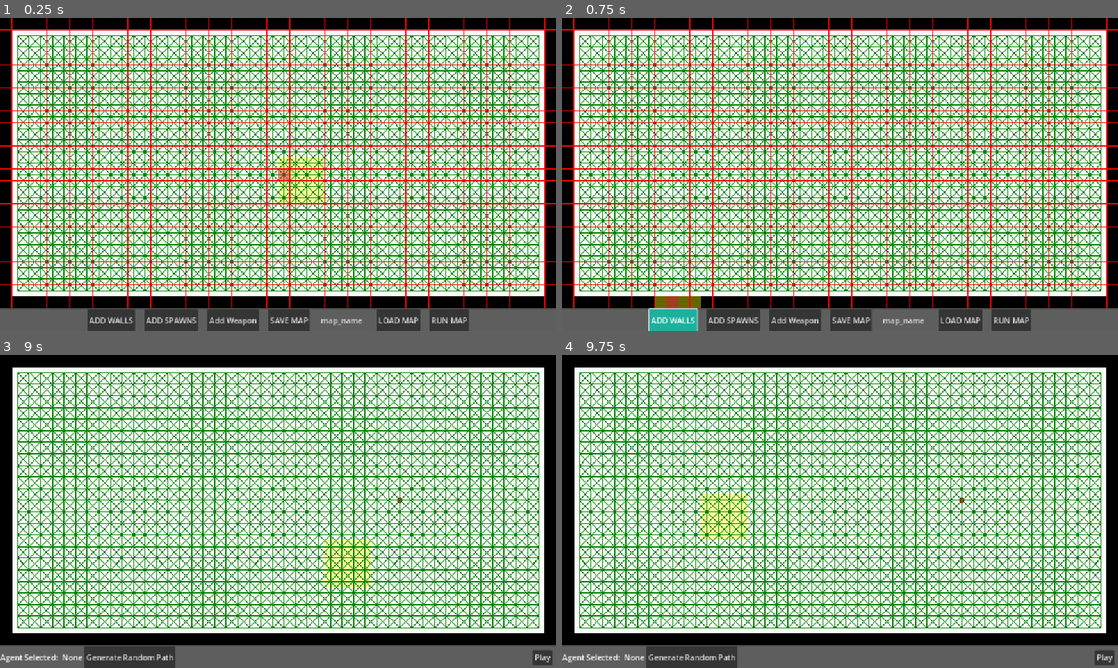
Above: before the commit, frames 1-4 (two rows, left to right).
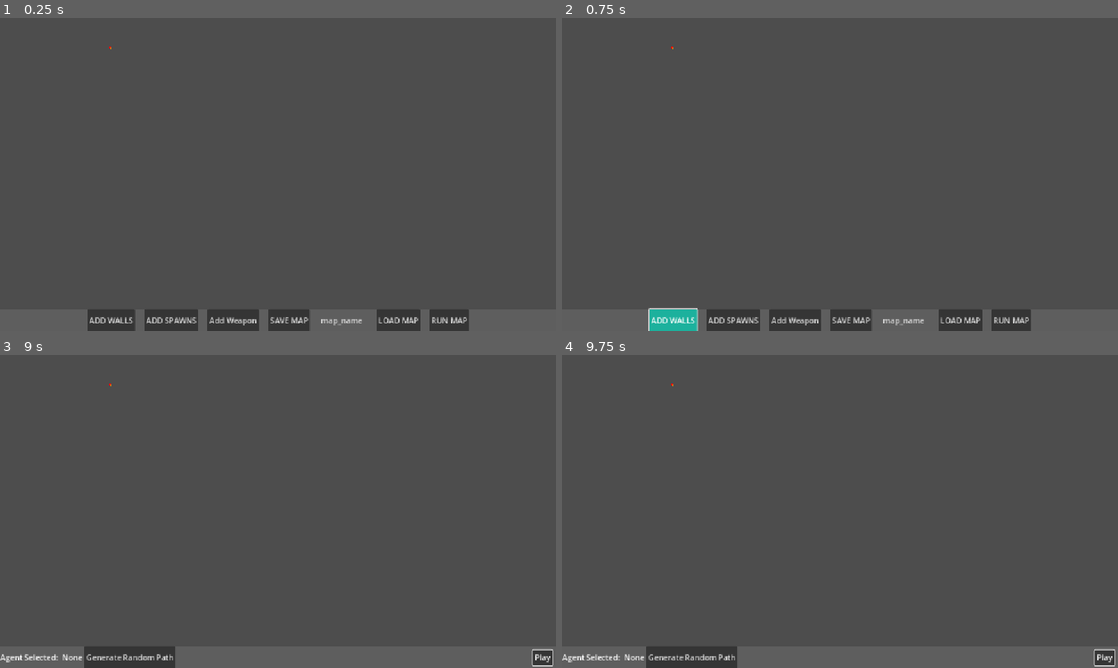
Above: after the commit, the same moments.

Repository: 702BH/GameAIProjects
Game: Godot game, scene res://ProgrammingGameAIByExample/Raven/raven_main_scene.tscn
The game is run twice, just before and just after one commit, with the same random seed, the same clock (stepped at 60 frames per second) and the same inputs. The project has no main scene, so this scene is started directly.
Inputs (mouse positions are in pixels of both pictures, inside the frame that each line leads up to):
- Up to frame 1 (0.25 s): no input
- Up to frame 2 (0.75 s): click "ADD WALLS" at 0.5 s
- Up to frame 3 (9 s): click "ADD SPAWNS" at 1.25 s; click "Add Weapon" at 2 s; click "RUN MAP" at 2.75 s; click "Play" at 3.5 s; click "Play" at 4.25 s; click "Generate Random Path" at 5 s; click "Generate Random Path" at 5.75 s; click "Generate Random Path" at 6.5 s; click "Play" at 7.25 s; tap Enter at 8 s; move the mouse to (400, 495) at 8.02 s; press the mouse at (400, 495) at 8.03 s; right-click (400, 495) at 8.3 s; release the mouse at (400, 495) at 8.75 s; click (361, 552) at 8.75 s, where only the run before the commit has a clickable "Submit"
- Up to frame 4 (9.75 s): tap Space at 9.5 s; move the mouse to (728, 527) at 9.52 s; right-click (728, 527) at 9.6 s

The runs differ from the first frame. In frame 1, 93% of the frame differs, in the area x 0-100%, y 0-93%; in frame 2, 93%; in frame 3, 93%, in the area x 0-100%, y 0-100%; in frame 4, 93%.
Error after the commit: Invalid access of index '-1.0' on a base object of type: 'Array'. (res://ProgrammingGameAIByExample/Raven/map_drawing.gd:44)

Commit message:
Updated Raven Main Scene to use new World

Diff:
--- /dev/null
+++ b/aiforgamesprojects/ProgrammingGameAIByExample/Raven/World.gd
@@ -0,0 +1,130 @@
+class_name RavenWorld
+extends Node
+
+var width : float
+var height: float
+var resolution : float
+var rows : int
+var columns: int
+
+
+var graph: RavenGraph
+var grid_world: Array
+var spawn_points: Array
+
+
+var cell_size : int
+var cell_buckets_agents: Dictionary
+var cell_buckets_static: Dictionary
+
+
+
+
+func generate_grid() -> void:
+	rows = int(height / resolution)
+	columns = int(width/ resolution)
+	grid_world.resize(rows)
+	cell_buckets_static.clear()
+	for i in range(rows):
+		grid_world[i] = []
+		for j in range(columns):
+			if i == 0 or i == rows-1 or j== 0 or j==columns-1:
+				#graph.add_vertex(RavenNode.NodeType.WALL, Vector2(j * resolution + resolution / 2, i * resolution + resolution / 2), true)
+				graph.add_vertex(RavenNode.NodeType.WALL, Vector2(j, i), true)
+				grid_world[i].append(graph.nodes[i * columns + j])
+			else:
+				#graph.add_vertex(RavenNode.NodeType.TRAVERSAL, Vector2(j * resolution + resolution / 2, i * resolution + resolution / 2), false)
+				graph.add_vertex(RavenNode.NodeType.TRAVERSAL, Vector2(j , i ), false)
+				grid_world[i].append(graph.nodes[i * columns + j])
+			var cell_x = int(j/cell_size)
+			var cell_y = int(i/cell_size)
+			var key = Vector2i(cell_x, cell_y)
+			if !cell_buckets_static.has(key):
+				cell_buckets_static[key] = []
+			cell_buckets_static[key].append(graph.nodes[i * columns + j])
+
+	# generated edges
+	generate_edges(rows, columns)
+
+
+func generate_edges(rows, columns) ->void:
+	for i in range(rows):
+		for j in range(columns):
+			var node: RavenNode = grid_world[i][j]
+			if node.node_type == RavenNode.NodeType.WALL:
+				continue
+			for k in range(-1, 2):
+				for l in range(-1, 2):
+					var neighbor: RavenNode = grid_world[i+k][j+l]
+					if neighbor.node_type == RavenNode.NodeType.WALL:
+						continue
+					var distance = grid_to_world(graph.nodes[node.id].node_pos.x, graph.nodes[node.id].node_pos.y, resolution).distance_to(grid_to_world(graph.nodes[neighbor.id].node_pos.x, graph.nodes[neighbor.id].node_pos.y, resolution))
+					graph.add_edge(node.id, neighbor.id, distance)
+
+
+func load_world_from_file(file_path: String) -> void:
+	var file = FileAccess.open(file_path, FileAccess.READ)
+	if file == null:
+		push_error("Could not open file")
+		return
+
+	var text = file.get_as_text()
+	var result = JSON.parse_string(text)
+	if result == null:
+		push_error("invalid Json")
+		return
+
+	graph = RavenGraph.new(false)
+	grid_world = []
+
+	var map_rows = result["rows"]
+	var map_columns = result["columns"]
+	var map_res = result["resolution"]
+	var nodes = result["nodes"]
+
+	grid_world.resize(map_rows)
+	for i in range(map_rows):
+		grid_world[i] = []
+		grid_world[i].resize(map_columns)
+
+	cell_buckets_static.clear()
+
+	for node in nodes:
+		if node["row"] == 0 or node["row"] == map_rows-1 or node["column"]== 0 or node["column"]==map_columns-1:
+			var graph_node = graph.add_vertex(node["type"], Vector2(node["position"]["x"], node["position"]["y"]), true)
+			grid_world[node["row"]][node["column"]] = graph_node
+		else:
+			var graph_node = graph.add_vertex(node["type"], Vector2(node["position"]["x"], node["position"]["y"]), false)
+			grid_world[node["row"]][node["column"]] = graph_node
+			if node["item_type"] == RavenNodeItem.ItemType.WEAPON:
+				var item := RavenNodeItemWeapon.new(RavenNodeItemWeapon.WeaponSubtype.SHOTGUN)
+				graph_node.set_item_type(item)
+			if graph_node.node_type == RavenNode.NodeType.SPAWN:
+				spawn_points.append(graph_node)
+				#print("spawn loaded")
+				#print("node pos ", graph_node.node_pos)
+				#print("loc row: ", node["row"], " column: ", node["column"])
+				#print("grid to world: ", grid_to_world(graph_node.node_pos.x, graph_node.node_pos.y, resolution))
+				#print("world to grid: ", position_to_grid(graph_node.node_pos))
+			var cell_x = int(node["position"]["x"]/cell_size)
+			var cell_y = int(node["position"]["y"]/cell_size)
+			var key = Vector2i(cell_x, cell_y)
+			if !cell_buckets_static.has(key):
+				cell_buckets_static[key] = []
+			cell_buckets_static[key].append(graph.nodes[node["row"] * columns + node["column"]])
+	generate_edges(map_rows, map_columns)
+
+
+
+# Helper functions
+func position_to_grid(pos: Vector2) -> Vector2:
+	var col = clamp(int(pos.x / resolution), 0, columns - 1)
+	var row = clamp(int(pos.y / resolution) , 0 , rows - 1)
+	return Vector2(col, row)
+
+
+func grid_to_world(col:int, row:int, res: float= resolution) -> Vector2:
+	return Vector2(
+		col * resolution + resolution / 2,
+		row * resolution + resolution / 2
+	)
--- a/aiforgamesprojects/ProgrammingGameAIByExample/Raven/raven_main_scene.gd
+++ b/aiforgamesprojects/ProgrammingGameAIByExample/Raven/raven_main_scene.gd
@@ -26,9 +26,9 @@
 
 
 func _ready() -> void:
-
+	World.graph = RavenGraph.new(false)
 	graph = RavenGraph.new(false)
-	generate_grid()
+	World.generate_grid()
 	initialise_ui_container(rows, columns, resolution, grid_world, graph, spawn_points, map_drawing)
 	#ui.initialise_grid_container(rows, columns, resolution, grid_world, ui)
 	initialise_map_drawer(rows, columns, resolution, grid_world, graph, cell_size, cell_buckets)
@@ -71,119 +71,21 @@
 	map_drawing.queue_redraw()
 
 
-func generate_grid() -> void:
-	rows = int(height / resolution)
-	columns = int(width/ resolution)
-	grid_world.resize(rows)
-	cell_buckets.clear()
-	for i in range(rows):
-		grid_world[i] = []
-		for j in range(columns):
-			if i == 0 or i == rows-1 or j== 0 or j==columns-1:
-				#graph.add_vertex(RavenNode.NodeType.WALL, Vector2(j * resolution + resolution / 2, i * resolution + resolution / 2), true)
-				graph.add_vertex(RavenNode.NodeType.WALL, Vector2(j, i), true)
-				grid_world[i].append(graph.nodes[i * columns + j])
-			else:
-				#graph.add_vertex(RavenNode.NodeType.TRAVERSAL, Vector2(j * resolution + resolution / 2, i * resolution + resolution / 2), false)
-				graph.add_vertex(RavenNode.NodeType.TRAVERSAL, Vector2(j , i ), false)
-				grid_world[i].append(graph.nodes[i * columns + j])
-			var cell_x = int(j/cell_size)
-			var cell_y = int(i/cell_size)
-			var key = Vector2i(cell_x, cell_y)
-			if !cell_buckets.has(key):
-				cell_buckets[key] = []
-			cell_buckets[key].append(graph.nodes[i * columns + j])
-
-	# generated edges
-	generate_edges(rows, columns)
-
-
-
-func generate_edges(rows, columns) ->void:
-	for i in range(rows):
-		for j in range(columns):
-			var node: RavenNode = grid_world[i][j]
-			if node.node_type == RavenNode.NodeType.WALL:
-				continue
-			for k in range(-1, 2):
-				for l in range(-1, 2):
-					var neighbor: RavenNode = grid_world[i+k][j+l]
-					if neighbor.node_type == RavenNode.NodeType.WALL:
-						continue
-					var distance = grid_to_world(graph.nodes[node.id].node_pos.x, graph.nodes[node.id].node_pos.y, resolution).distance_to(grid_to_world(graph.nodes[neighbor.id].node_pos.x, graph.nodes[neighbor.id].node_pos.y, resolution))
-					graph.add_edge(node.id, neighbor.id, distance)
-
 
 func _on_ui_map_load_request(file_path: String) -> void:
 	#print(file_path)
-	load_world_from_file(file_path)
+	World.load_world_from_file(file_path)
 	#print(spawn_points)
 	#for node:RavenNode in spawn_points:
 		#print(node.node_pos)
 
 
 
-func load_world_from_file(file_path: String) -> void:
-	var file = FileAccess.open(file_path, FileAccess.READ)
-	if file == null:
-		push_error("Could not open file")
-		return
-
-	var text = file.get_as_text()
-	var result = JSON.parse_string(text)
-	if result == null:
-		push_error("invalid Json")
-		return
-
-	graph = RavenGraph.new(false)
-	grid_world = []
-
-	var map_rows = result["rows"]
-	var map_columns = result["columns"]
-	var map_res = result["resolution"]
-	var nodes = result["nodes"]
-
-	grid_world.resize(map_rows)
-	for i in range(map_rows):
-		grid_world[i] = []
-		grid_world[i].resize(map_columns)
-
-	cell_buckets.clear()
-
-	for node in nodes:
-		if node["row"] == 0 or node["row"] == map_rows-1 or node["column"]== 0 or node["column"]==map_columns-1:
-			var graph_node = graph.add_vertex(node["type"], Vector2(node["position"]["x"], node["position"]["y"]), true)
-			grid_world[node["row"]][node["column"]] = graph_node
-		else:
-			var graph_node = graph.add_vertex(node["type"], Vector2(node["position"]["x"], node["position"]["y"]), false)
-			grid_world[node["row"]][node["column"]] = graph_node
-			if node["item_type"] == RavenNodeItem.ItemType.WEAPON:
-				var item := RavenNodeItemWeapon.new(RavenNodeItemWeapon.WeaponSubtype.SHOTGUN)
-				graph_node.set_item_type(item)
-			if graph_node.node_type == RavenNode.NodeType.SPAWN:
-				spawn_points.append(graph_node)
-				#print("spawn loaded")
-				#print("node pos ", graph_node.node_pos)
-				#print("loc row: ", node["row"], " column: ", node["column"])
-				#print("grid to world: ", grid_to_world(graph_node.node_pos.x, graph_node.node_pos.y, resolution))
-				#print("world to grid: ", position_to_grid(graph_node.node_pos))
-			var cell_x = int(node["position"]["x"]/cell_size)
-			var cell_y = int(node["position"]["y"]/cell_size)
-			var key = Vector2i(cell_x, cell_y)
-			if !cell_buckets.has(key):
-				cell_buckets[key] = []
-			cell_buckets[key].append(graph.nodes[node["row"] * columns + node["column"]])
-	generate_edges(map_rows, map_columns)
-	initialise_ui_container(map_rows, map_columns, map_res, grid_world, graph, spawn_points, map_drawing)
-	initialise_map_drawer(map_rows, map_columns, map_res, grid_world, graph, cell_size, cell_buckets)
-	#print("completed")
-
-
 func spawn_agents() -> void:
-	for node:RavenNode in spawn_points:
+	for node:RavenNode in World.spawn_points:
 		var agent : RavenAgent = agent_prefab.instantiate()
-		agent.path_planner = RavenPathPlanner.new(graph, columns,rows, resolution)
-		agent.position = grid_to_world(node.node_pos.x, node.node_pos.y, resolution)
+		agent.path_planner = RavenPathPlanner.new(World.graph, World.columns,World.rows, World.resolution)
+		agent.position = World.grid_to_world(node.node_pos.x, node.node_pos.y)
 		if randf() > 0.3:
 			agent.rotate(randf_range(-2, 2))
 		#print(node.node_pos)
@@ -196,17 +98,3 @@
 
 func _on_ui_start_map_request() -> void:
 	spawn_agents()
-
-
-
-func position_to_grid(pos: Vector2) -> Vector2:
-	var col = clamp(int(pos.x / resolution), 0, columns - 1)
-	var row = clamp(int(pos.y / resolution) , 0 , rows - 1)
-	return Vector2(col, row)
-
-
-func grid_to_world(col:int, row:int, res: float) -> Vector2:
-	return Vector2(
-		col * resolution + resolution / 2,
-		row * resolution + resolution / 2
-	)
--- a/aiforgamesprojects/project.godot
+++ b/aiforgamesprojects/project.godot
@@ -17,6 +17,7 @@
 [autoload]
 
 RavenServiceBus="*res://ProgrammingGameAIByExample/Raven/Raven_Service_Bus.gd"
+World="*res://ProgrammingGameAIByExample/Raven/World.gd"
 
 [display]
 
Not shown, added: aiforgamesprojects/ProgrammingGameAIByExample/Raven/World.gd.uid
